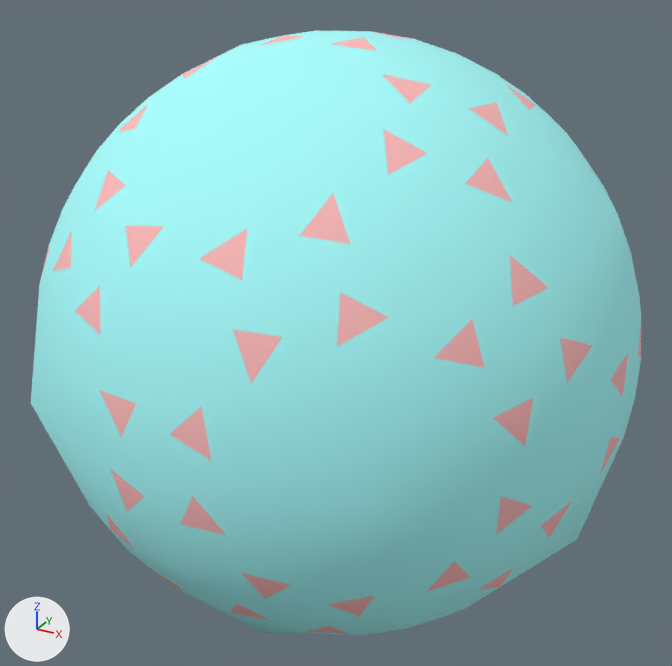
What one commit did to the OBJ model propellor/vr/outros/PropellorDisdyakisTriacontahedron.obj.
The view is the same before and after, from a 50 mm camera at (1.423, -2.607, 1.301) aimed at (-0.008, -0.005, 0.0). Arrows for +X, +Y and +Z are at lower left; the lights stay in place. Where no turn or scale is listed for an object, it has been applied to the vertices.

The scene before the commit, as lines of its bpy script (objects in view):
```python
me_propellordisdyakistriacontahedron = bpy.data.meshes.new('PropellorDisdyakisTriacontahedron')
me_propellordisdyakistriacontahedron.from_pydata(...)  # 422 vertices, 480 faces; spans x -1.0..1.0, y -1.0..1.0, z -1.0..1.0
me_propellordisdyakistriacontahedron.polygons.foreach_set('use_smooth', [True] * 480)
# faces by material slot: [360, 120]
me_propellordisdyakistriacontahedron.materials.append(mat_cor4)  # cyan #aaffff
me_propellordisdyakistriacontahedron.materials.append(mat_cor6)  # pink #ffbcbc
ob_propellordisdyakistriacontahedron = bpy.data.objects.new('PropellorDisdyakisTriacontahedron', me_propellordisdyakistriacontahedron)
ob_propellordisdyakistriacontahedron.location = (0.0, 0.0, 0.0)
```
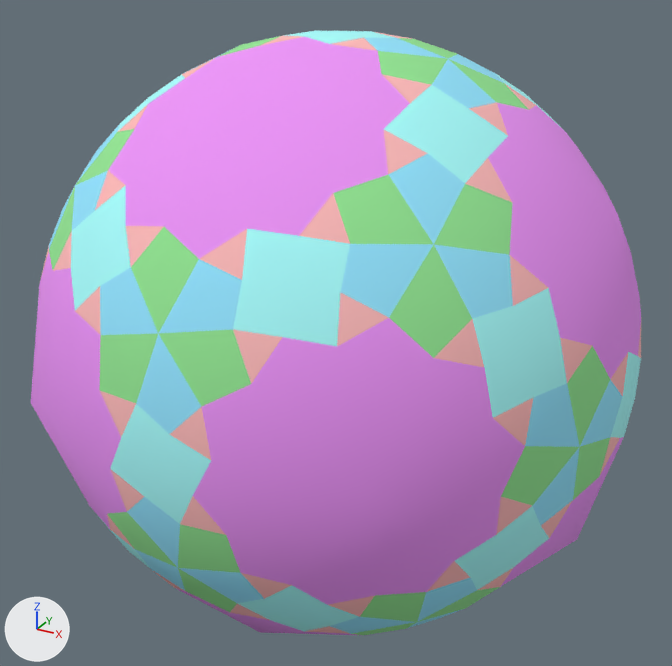
What the commit changed:
Material 'Cor2' (mat_cor2) is new.
Its base color is (0.3, 0.8, 0.3) (green #95e795).
Its roughness is 1.0.
Material 'Cor7' (mat_cor7) is new.
Its base color is (0.855, 0.3, 0.95) (pink #ee95f9).
Its roughness is 1.0.
Material 'Cor1' (mat_cor1) is new.
Its base color is (0.3, 0.8, 1.0) (cyan #95e7ff).
Its roughness is 1.0.
me_propellordisdyakistriacontahedron has 422 vertices, 480 faces and spans x -1.0..1.0, y -1.0..1.0, z -1.0..1.0.
me_propellordisdyakistriacontahedron is used by ob_propellordisdyakistriacontahedron; location (0.0, 0.0, 0.0).
me_propellordisdyakistriacontahedron part 1: 60 of the faces centred in x -0.97..0.97, y -0.97..0.97, z -0.97..0.97 switch from mat_cor4 (cyan #aaffff) to mat_cor1 (cyan #95e7ff).
me_propellordisdyakistriacontahedron part 2: 60 of the faces centred in x -0.96..0.96, y -0.96..0.96, z -0.96..0.96 switch from mat_cor4 (cyan #aaffff) to mat_cor2 (green #95e795).
me_propellordisdyakistriacontahedron part 3: 120 of the faces centred in x -0.96..0.96, y -0.96..0.96, z -0.96..0.96 switch from mat_cor4 (cyan #aaffff) to mat_cor7 (pink #ee95f9).

Changed parts and their boxes [x1, y1, x2, y2] in the pictures (672 x 666 px):
part 1 of me_propellordisdyakistriacontahedron, recoloured
    both: [49, 38, 623, 634]
part 2 of me_propellordisdyakistriacontahedron, recoloured (cyan to green)
    both: [49, 36, 610, 635]
part 3 of me_propellordisdyakistriacontahedron, recoloured (cyan to pink)
    both: [31, 37, 641, 635]
